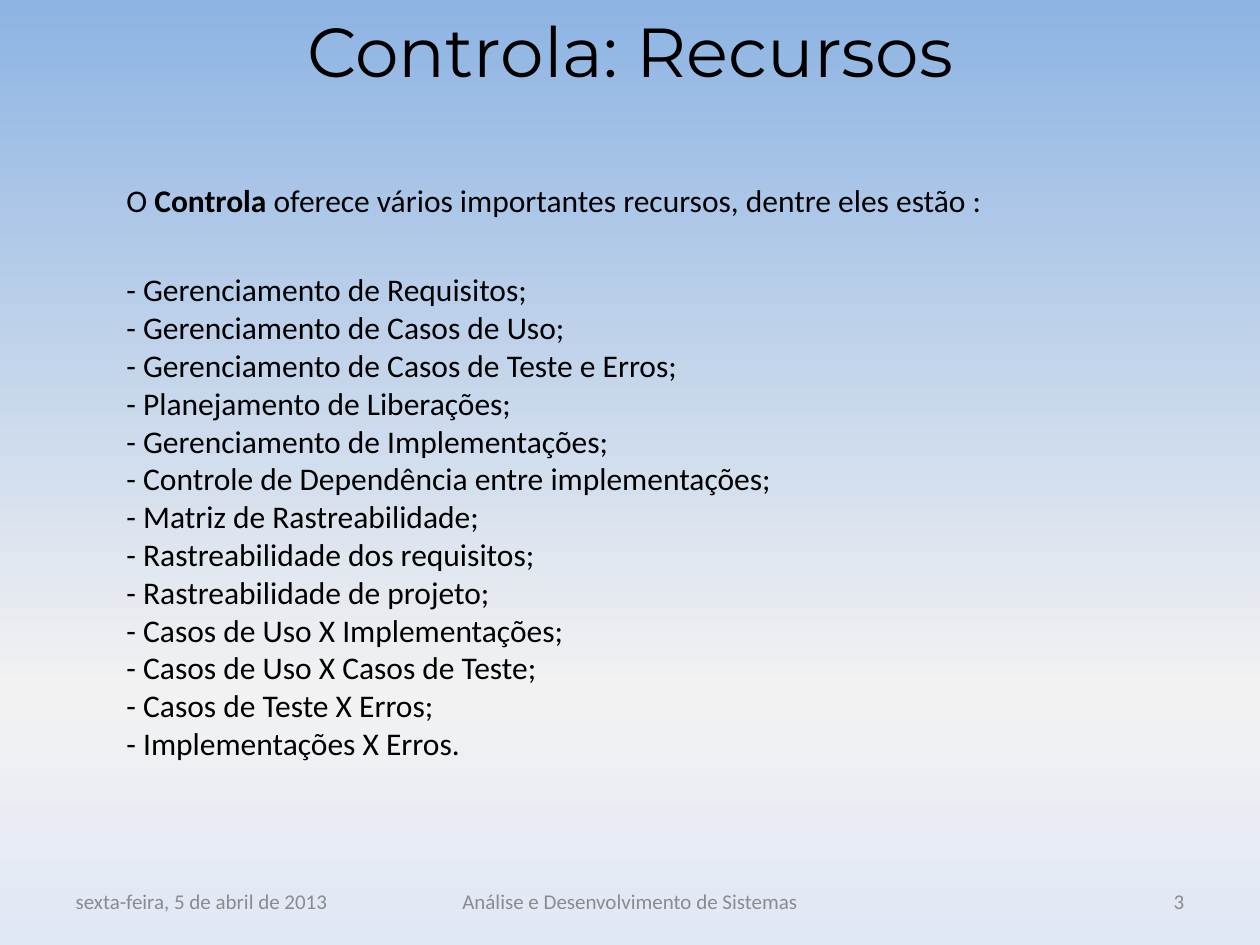
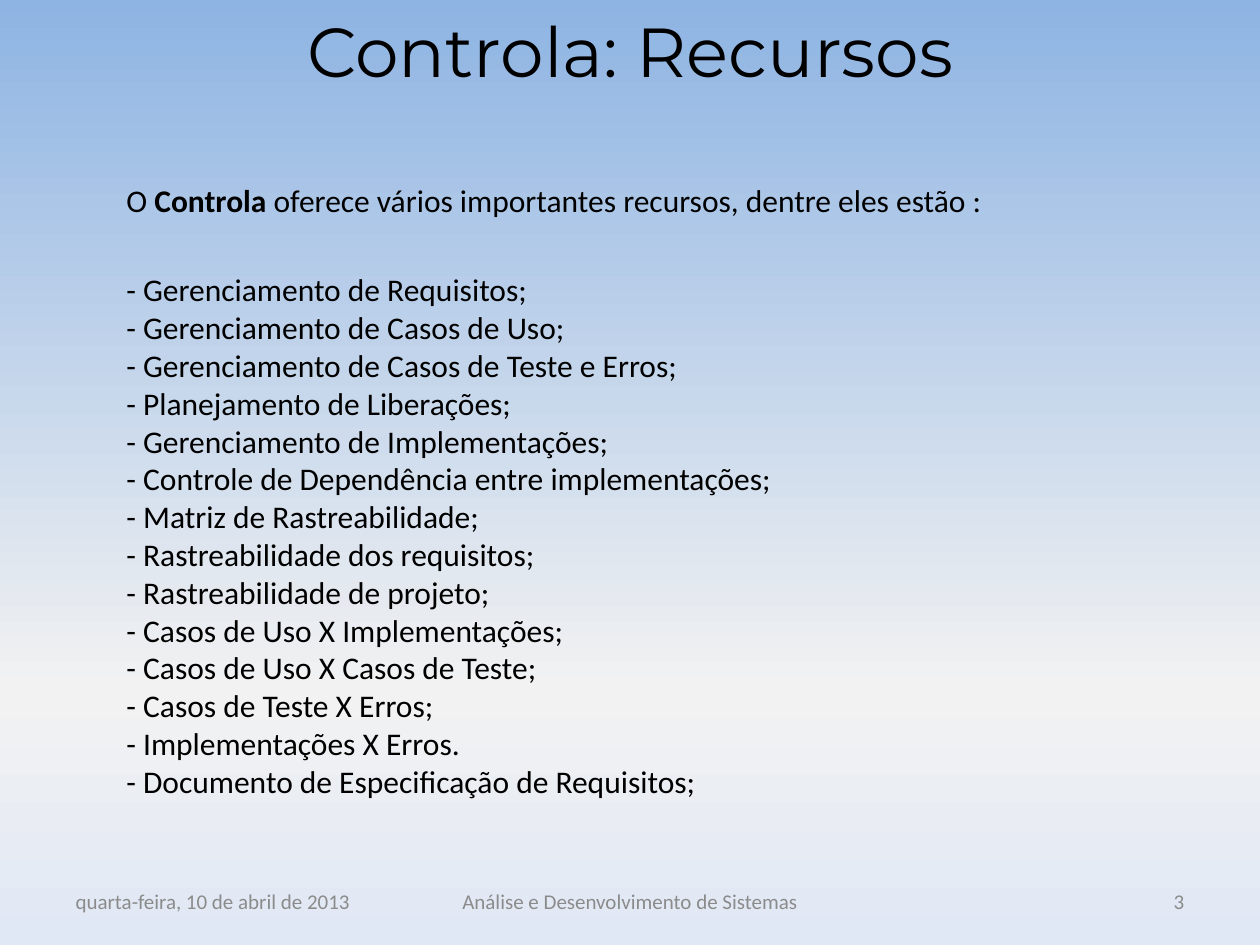
Before and after one commit to andreluizst/ads03na-academia, a slide deck: slide 3 of ENR/ENR_ApresentaçãoControla.pptx. Drawn at 1260x945 pixels with LibreOffice and Linux fonts; fonts in the diff are those of the drawing; background and template pictures are left out. Boxes give left, top, right and bottom in pixels: in the first picture for what was removed or moved away, otherwise in the second. Text is boxed around its words. In the diff, an @@ line names an element or a change of style, - is before the commit and + after.

```diff
--- a/ENR/ENR_ApresentaçãoControla.pptx
+++ b/ENR/ENR_ApresentaçãoControla.pptx
@@ text at box(143, 771, 696, 799): paragraph added @@
+- Documento de Especificação de Requisitos;
@@ text at box(76, 894, 349, 913): text changed @@
-sexta-feira, 5 de abril de 2013
+quarta-feira, 10 de abril de 2013
```
Also in this commit, not shown: 4 other slides changed, 1 slide removed.
